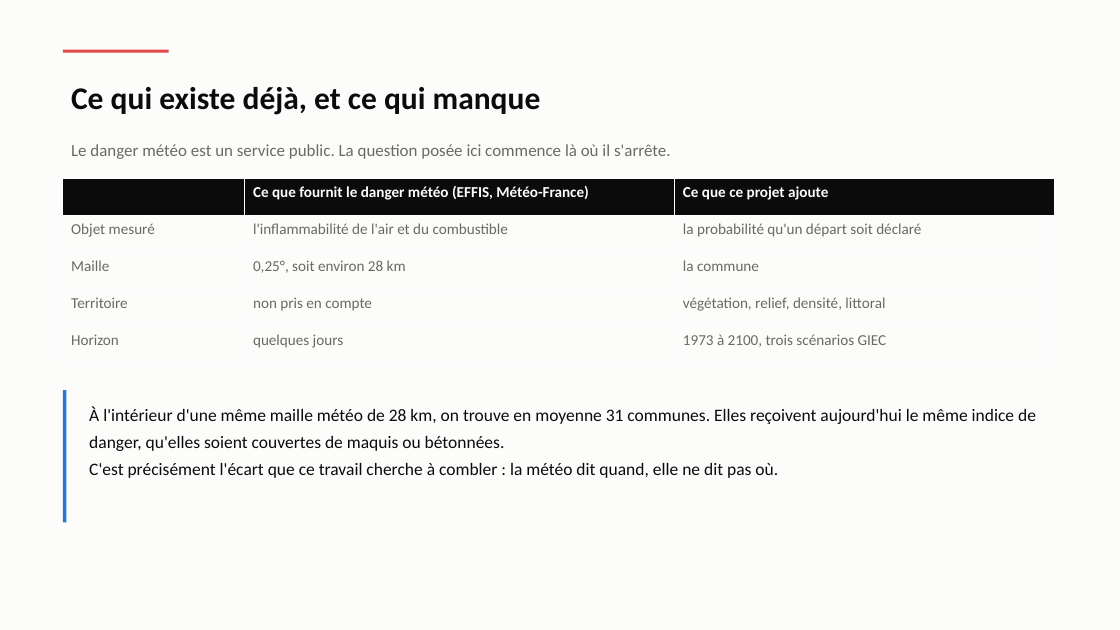
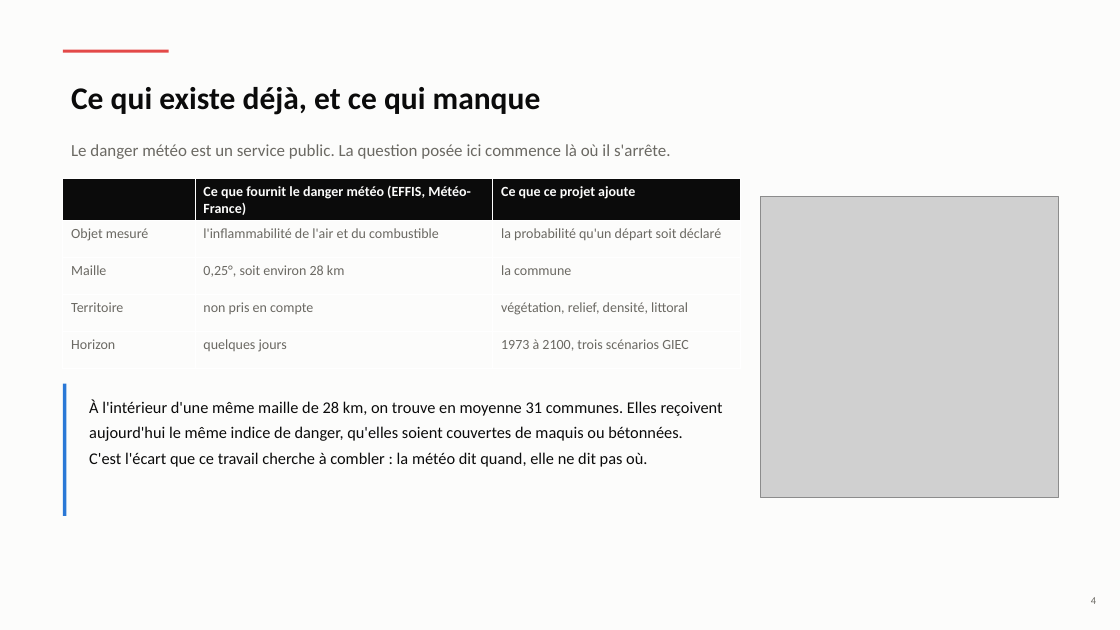
Before and after one commit to Hierogifle/terre-vent-feu-eau-data, a slide deck: slide 4 of presentation/soutenance.pptx. Drawn at 1120x630 pixels with LibreOffice and Linux fonts; fonts in the diff are those of the drawing; grey boxes stand for pictures. Boxes give left, top, right and bottom in pixels: in the first picture for what was removed or moved away, otherwise in the second. Text is boxed around its words. In the diff, an @@ line names an element or a change of style, - is before the commit and + after.

```diff
--- a/presentation/soutenance.pptx
+++ b/presentation/soutenance.pptx
@@ table at (x1=63, y1=179, x2=740, y2=364) @@
@@ size 13 to 12 pt @@
@@ table resized from (x1=63, y1=179, x2=1056, y2=364) to (x1=63, y1=179, x2=740, y2=364) @@
@@ picture added at (x1=761, y1=197, x2=1059, y2=497) @@
@@ rectangle moved from (x1=63, y1=391, x2=66, y2=523) to (x1=63, y1=384, x2=66, y2=516) @@
@@ text at (x1=89, y1=400, x2=723, y2=467): text changed; size 15 to 14 pt @@
-À l'intérieur d'une même maille météo de 28 km, on trouve en moyenne 31 communes. Elles reçoivent aujourd'hui le même indice de danger, qu'elles soient couvertes de maquis ou bétonnées.
-C'est précisément l'écart que ce travail cherche à combler : la météo dit quand, elle ne dit pas où.
+À l'intérieur d'une même maille de 28 km, on trouve en moyenne 31 communes. Elles reçoivent aujourd'hui le même indice de danger, qu'elles soient couvertes de maquis ou bétonnées.
+C'est l'écart que ce travail cherche à combler : la météo dit quand, elle ne dit pas où.
@@ text added at (x1=1091, y1=597, x2=1096, y2=604), 9 pt, text #6B6963 @@
+4
```
Also in this commit, not shown: 35 other slides changed, 2 other files.
